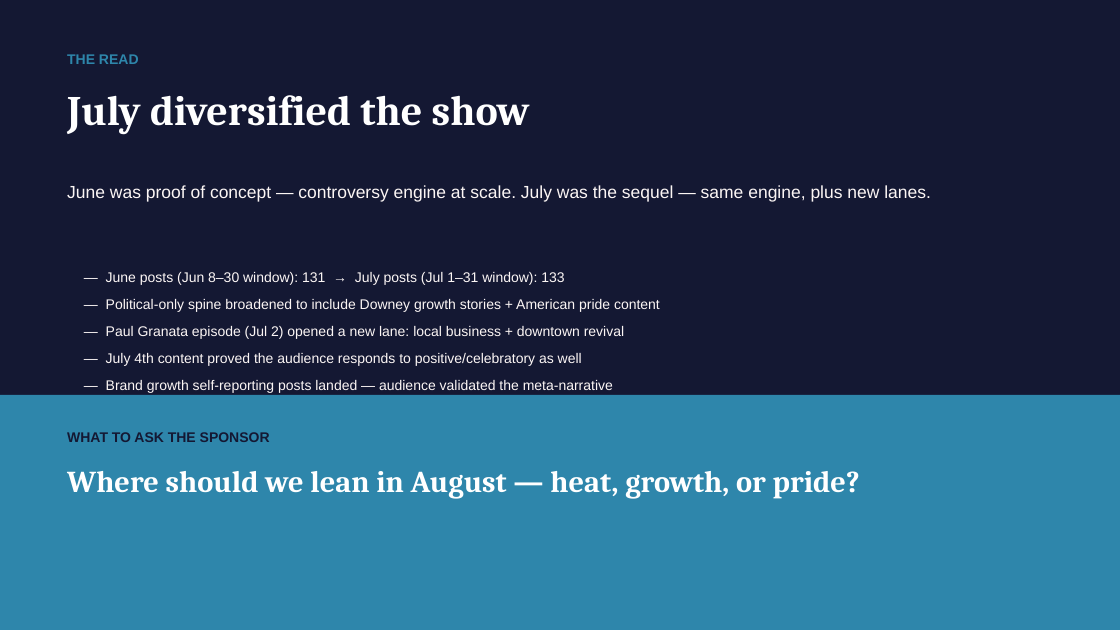
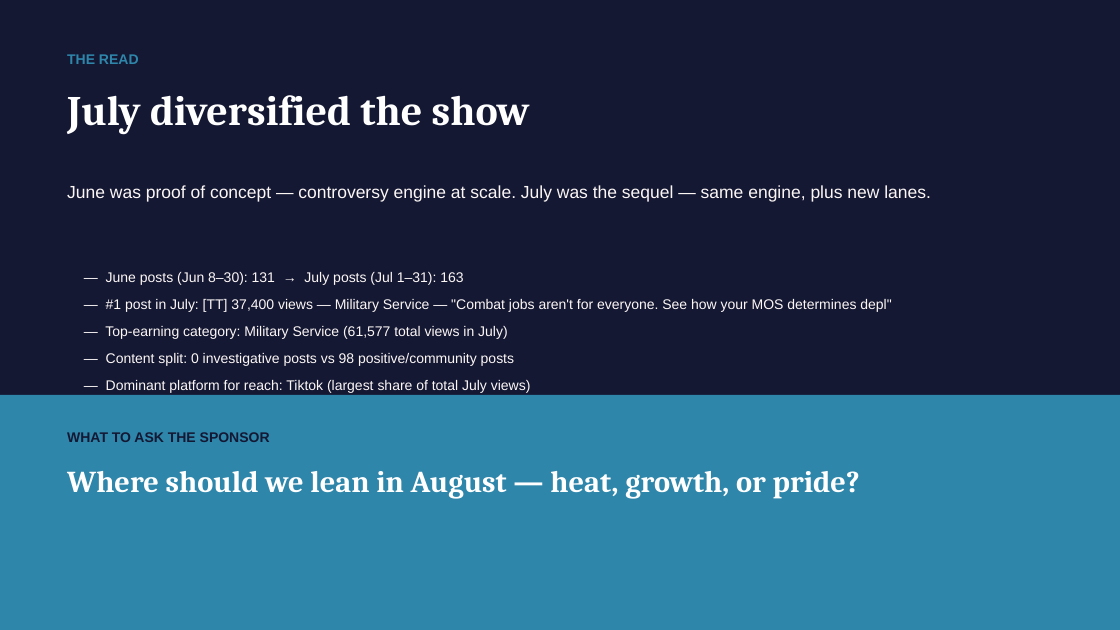
Before and after one commit to zvmmer/talking-downey-kpis, a slide deck: slide 6 of MONTHLY_REPORT_2026-07.pptx. Drawn at 1120x630 pixels with LibreOffice and Linux fonts; fonts in the diff are those of the drawing. Boxes give left, top, right and bottom in pixels: in the first picture for what was removed or moved away, otherwise in the second. Text is boxed around its words. In the diff, an @@ line names an element or a change of style, - is before the commit and + after.

```diff
--- a/MONTHLY_REPORT_2026-07.pptx
+++ b/MONTHLY_REPORT_2026-07.pptx
@@ text at (106, 272, 463, 285): text changed @@
-— June posts (Jun 8–30 window): 131 → July posts (Jul 1–31 window): 133
+— June posts (Jun 8–30): 131 → July posts (Jul 1–31): 163
@@ text at (106, 299, 891, 312): text changed @@
-— Political-only spine broadened to include Downey growth stories + American pride content
+— #1 post in July: [TT] 37,400 views — Military Service — "Combat jobs aren't for everyone. See how your MOS determines depl"
@@ text at (105, 326, 508, 339): text changed @@
-— Paul Granata episode (Jul 2) opened a new lane: local business + downtown revival
+— Top-earning category: Military Service (61,577 total views in July)
@@ text at (106, 353, 514, 366): text changed @@
-— July 4th content proved the audience responds to positive/celebratory as well
+— Content split: 0 investigative posts vs 98 positive/community posts
@@ text at (106, 380, 531, 393): text changed @@
-— Brand growth self-reporting posts landed — audience validated the meta-narrative
+— Dominant platform for reach: Tiktok (largest share of total July views)
```
Also in this commit, not shown: 5 other slides changed, 12 other files.
